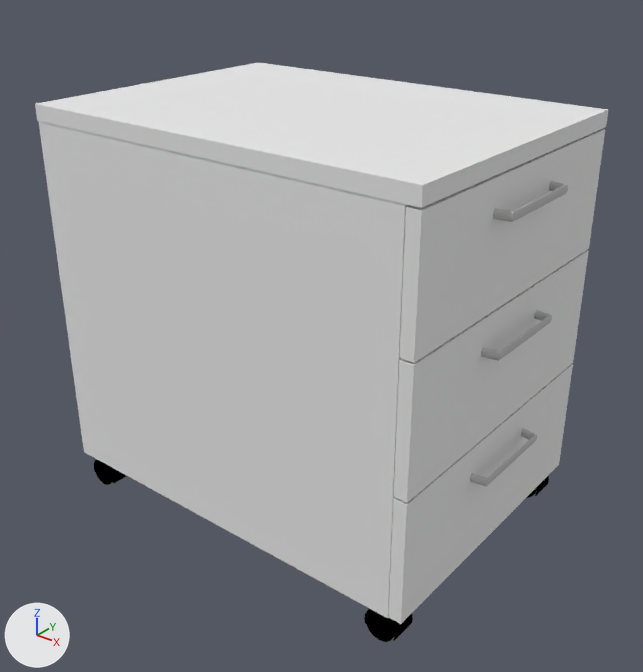
A saved change to the Blender file blender_ws/driving_cabinet_3d.blend.
Rendered twice from a camera (50 mm lens) standing at (0.742, -0.908, 0.777) and looking at (0.032, -0.021, 0.227). Arrows for +X, +Y and +Z are at lower left; the lights stay in place.
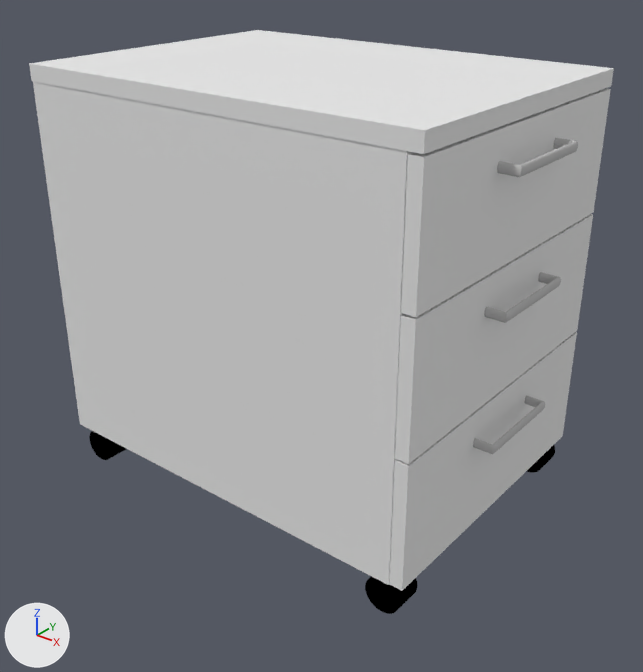
The change in detail:
me_cube_002 is used by ob_cube_001; location (0.0, 0.0, 0.0).
me_cube_002 had 1760 vertices, 2494 faces, 64 loose edges and spanned x -0.291..0.332, y -0.217..0.217, z -0.048..0.541.
me_cube_002 now has 1332 vertices, 1338 faces and spans x -0.291..0.338, y -0.217..0.217, z 0.0..0.592.
me_cube_002 part 1: the loose piece of 12 vertices spanning x -0.29..0.291, y -0.216..0.216, z 0.0..0.018 is moved by (-0.001, 0.0, 0.051).
me_cube_002 part 2: the loose piece of 8 vertices spanning x -0.29..0.291, y -0.216..-0.198, z 0.018..0.519 is moved by (0.0, 0.0, 0.051).
me_cube_002 part 3: the loose piece of 8 vertices spanning x -0.291..0.31, y -0.217..0.217, z 0.519..0.541 is moved by (0.0, 0.0, 0.051).
me_cube_002 part 4: the loose piece of 20 vertices spanning x 0.292..0.31, y -0.216..0.216, z 0.002..0.176 is moved by (0.0, 0.0, 0.051).
me_cube_002 part 5: the loose piece of 20 vertices spanning x 0.292..0.31, y -0.216..0.216, z 0.179..0.351 is moved by (0.0, 0.0, 0.051).
me_cube_002 part 6: the loose piece of 20 vertices spanning x 0.292..0.31, y -0.216..0.216, z 0.354..0.516 is moved by (0.0, 0.0, 0.051).
me_cube_002 part 7: a new loose piece, a UV sphere (32 segments, 3 rings, poles along y) spanning x 0.253..0.303, y 0.166..0.216, z 0.0..0.05, in mat_black (black #000000).
me_cube_002 part 8: a new loose piece, a UV sphere (32 segments, 3 rings, poles along y) spanning x 0.253..0.303, y -0.216..-0.166, z 0.0..0.05, in mat_black (black #000000).
me_cube_002 part 9: a new loose piece, a UV sphere (32 segments, 3 rings, poles along y) spanning x -0.278..-0.228, y -0.216..-0.166, z 0.0..0.05, in mat_black (black #000000).
me_cube_002 part 10: a new loose piece of 192 vertices spanning x 0.309..0.338, y -0.071..0.071, z 0.52..0.533, in mat_silver (grey #bebebe).
me_cube_002 part 11: a new loose piece of 192 vertices spanning x 0.309..0.338, y -0.071..0.071, z 0.352..0.365, in mat_silver (grey #bebebe).
me_cube_002 part 12: a new loose piece of 192 vertices spanning x 0.309..0.338, y -0.071..0.071, z 0.177..0.19, in mat_silver (grey #bebebe).
me_cube_002 part 13: 23 loose pieces with 1592 vertices, spanning x -0.28..0.332, y -0.216..0.216, z -0.048..0.481, are deleted.
me_cube_002 part 14: the surface is now shaded flat.

Location of each change, (x1, y1, x2, y2) in pixels of the pictures (643 x 672 px; the box of a moved part takes in the faces that stretch with it):
'Cube.001', reshaped
    before: (35, 62, 608, 642)
    after: (29, 30, 614, 614)
part 1 of me_cube_002, moved or reshaped
    before: (83, 443, 389, 618)
    after: (79, 415, 390, 585)
part 2 of me_cube_002, moved or reshaped
    before: (38, 121, 410, 607)
    after: (33, 81, 413, 573)
part 3 of me_cube_002, moved or reshaped
    before: (35, 62, 608, 208)
    after: (29, 30, 614, 154)
part 4 of me_cube_002, moved or reshaped
    before: (388, 364, 573, 624)
    after: (389, 332, 577, 591)
part 5 of me_cube_002, moved or reshaped
    before: (394, 250, 589, 503)
    after: (395, 214, 593, 464)
part 6 of me_cube_002, moved or reshaped
    before: (400, 129, 605, 363)
    after: (401, 88, 611, 317)
part 7 of me_cube_002, added
    after: (527, 445, 555, 473)
part 8 of me_cube_002, added (black)
    after: (365, 576, 417, 614)
part 9 of me_cube_002, added (black)
    after: (89, 431, 126, 460)
part 10 of me_cube_002, added
    after: (497, 138, 578, 177)
part 11 of me_cube_002, added
    after: (484, 272, 561, 323)
part 12 of me_cube_002, added
    after: (473, 395, 545, 454)
part 13 of me_cube_002, deleted
    before: (94, 181, 568, 642)
